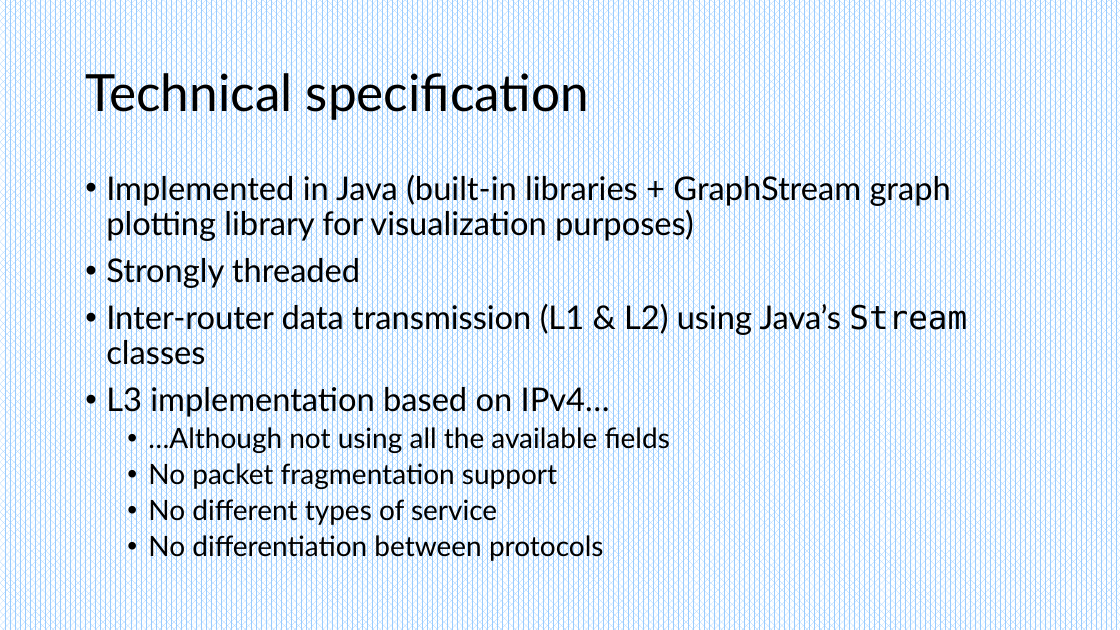
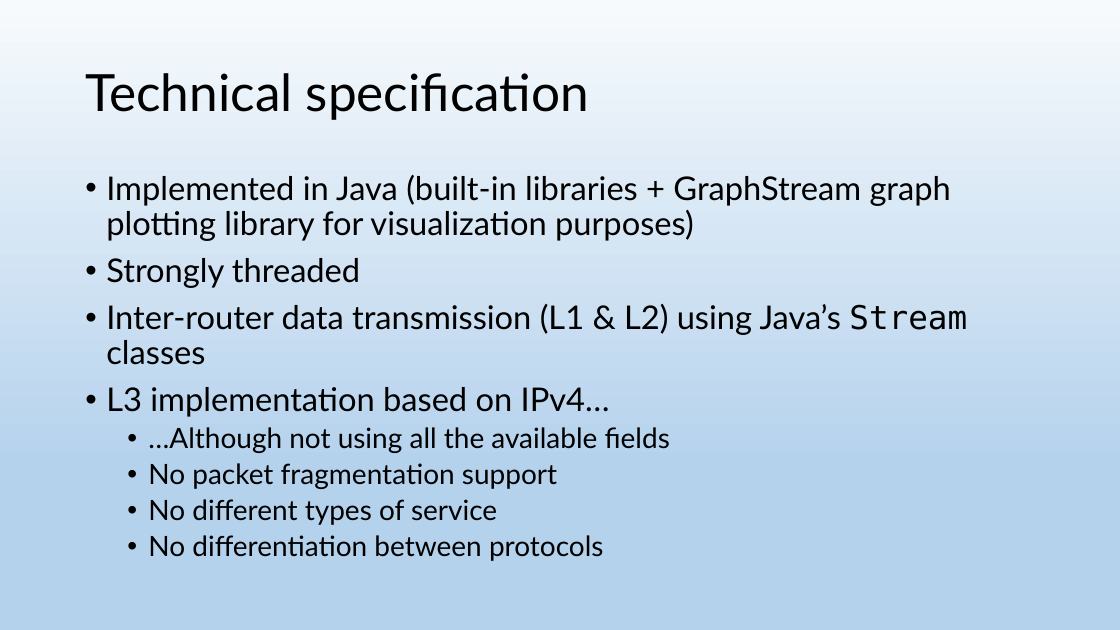
Before and after one commit to Nikheln/BGP-simulator, a slide deck: slide 3 of doc/BGP Simulator.pptx. Drawn at 1120x630 pixels with LibreOffice and Linux fonts; fonts in the diff are those of the drawing. Boxes give left, top, right and bottom in pixels: in the first picture for what was removed or moved away, otherwise in the second. Text is boxed around its words. In the diff, an @@ line names an element or a change of style, - is before the commit and + after.

```diff
--- a/doc/BGP Simulator.pptx
+++ b/doc/BGP Simulator.pptx
@@ background pattern #99CCFF on #FFFFFF to gradient #F7FAFD to #B5D2EC @@
```
Also in this commit, not shown: 14 other slides changed, 2 slides added, 1 slide removed, 4 other files.
